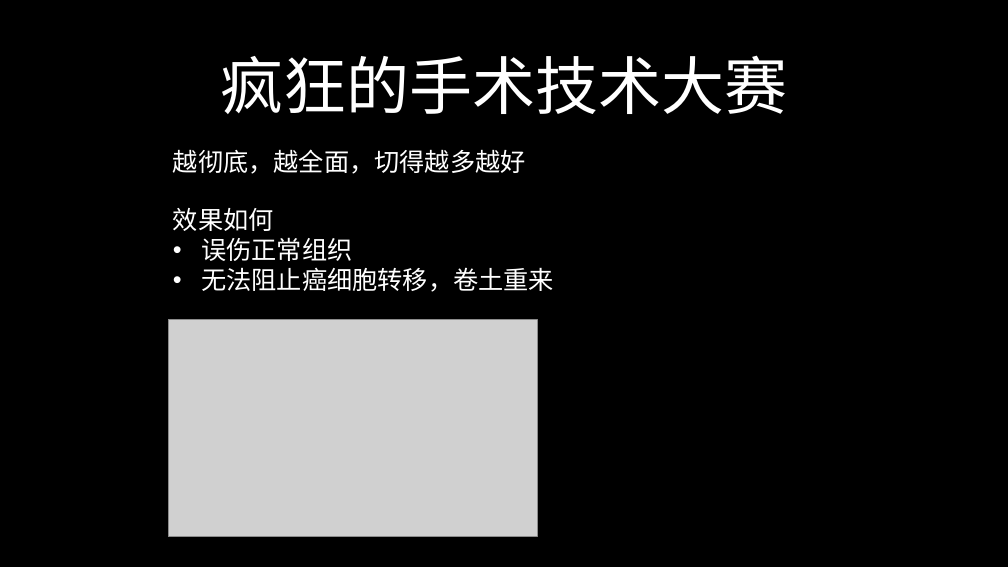
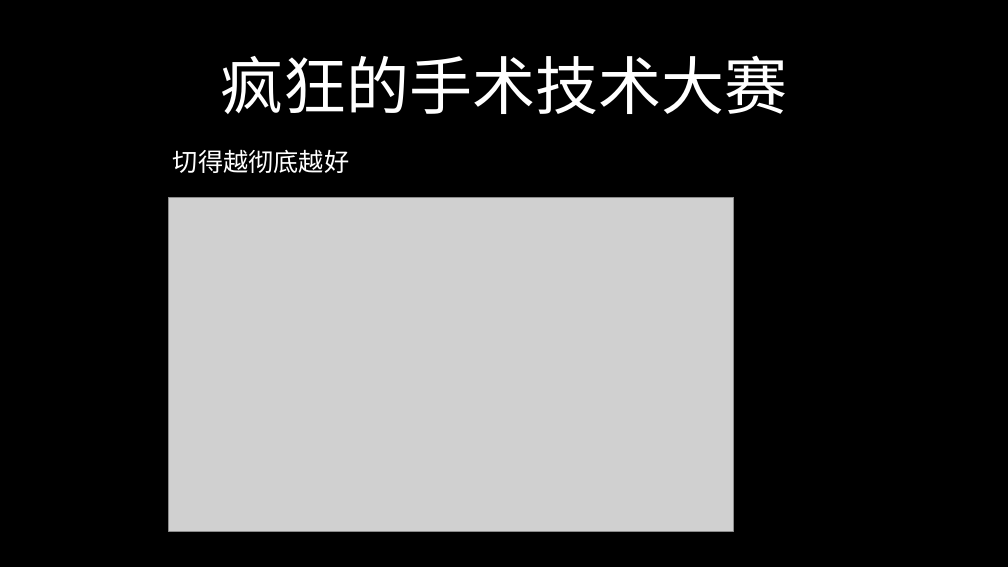
Before and after one commit to FredJiangFei/freetalk, a slide deck: slide 5 of 癌症/癌症.pptx (slide 4 before the commit). Drawn at 1008x567 pixels with LibreOffice and Linux fonts; fonts in the diff are those of the drawing; grey boxes stand for pictures. Boxes give left, top, right and bottom in pixels: in the first picture for what was removed or moved away, otherwise in the second. Text is boxed around its words. In the diff, an @@ line names an element or a change of style, - is before the commit and + after.

```diff
--- a/癌症/癌症.pptx
+++ b/癌症/癌症.pptx
@@ text at (173, 149, 349, 173): text changed @@
-越彻底，越全面，切得越多越好
+切得越彻底越好
@@ picture: place and size @@
-picture at (169, 319, 538, 537)
+picture at (169, 197, 734, 532)
@@ text removed at (173, 208, 554, 292) @@
-效果如何
-• 误伤正常组织
-• 无法阻止癌细胞转移，卷土重来
```
Also in this commit, not shown: 9 other slides changed, 6 slides added, 1 other file.
